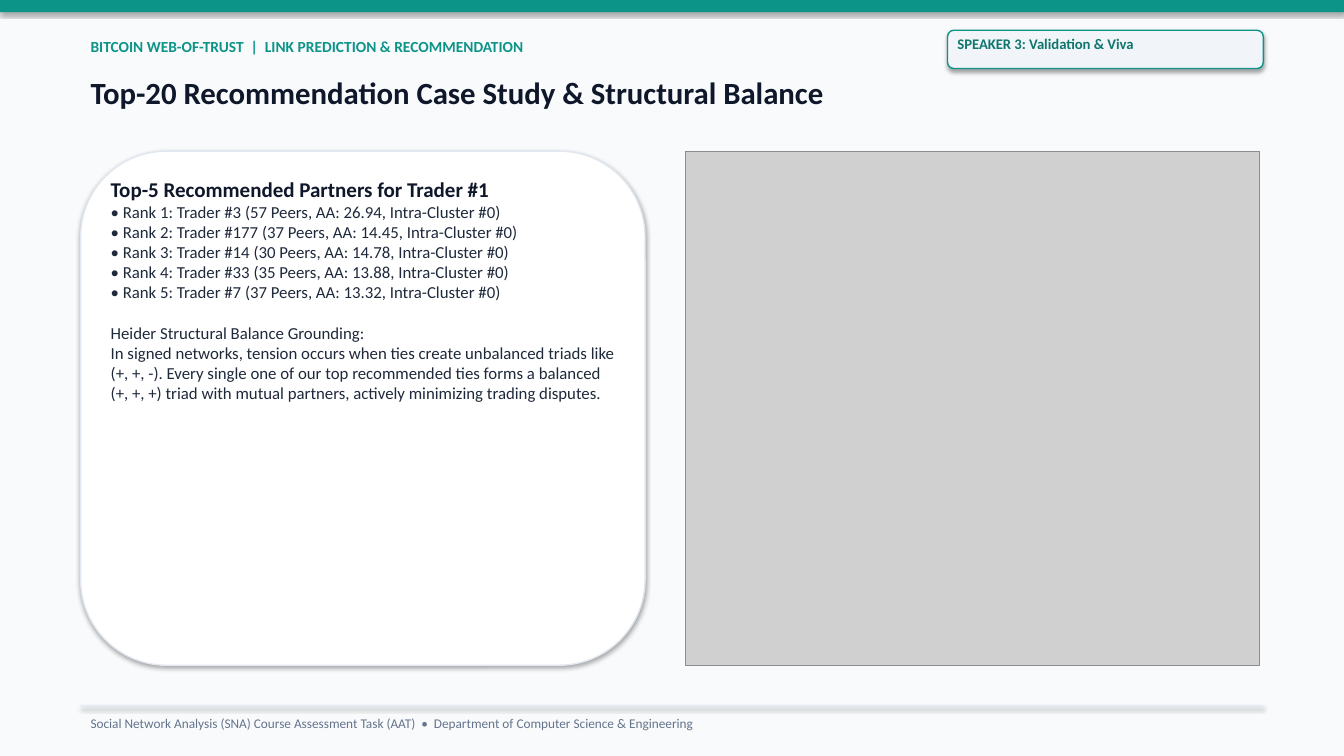
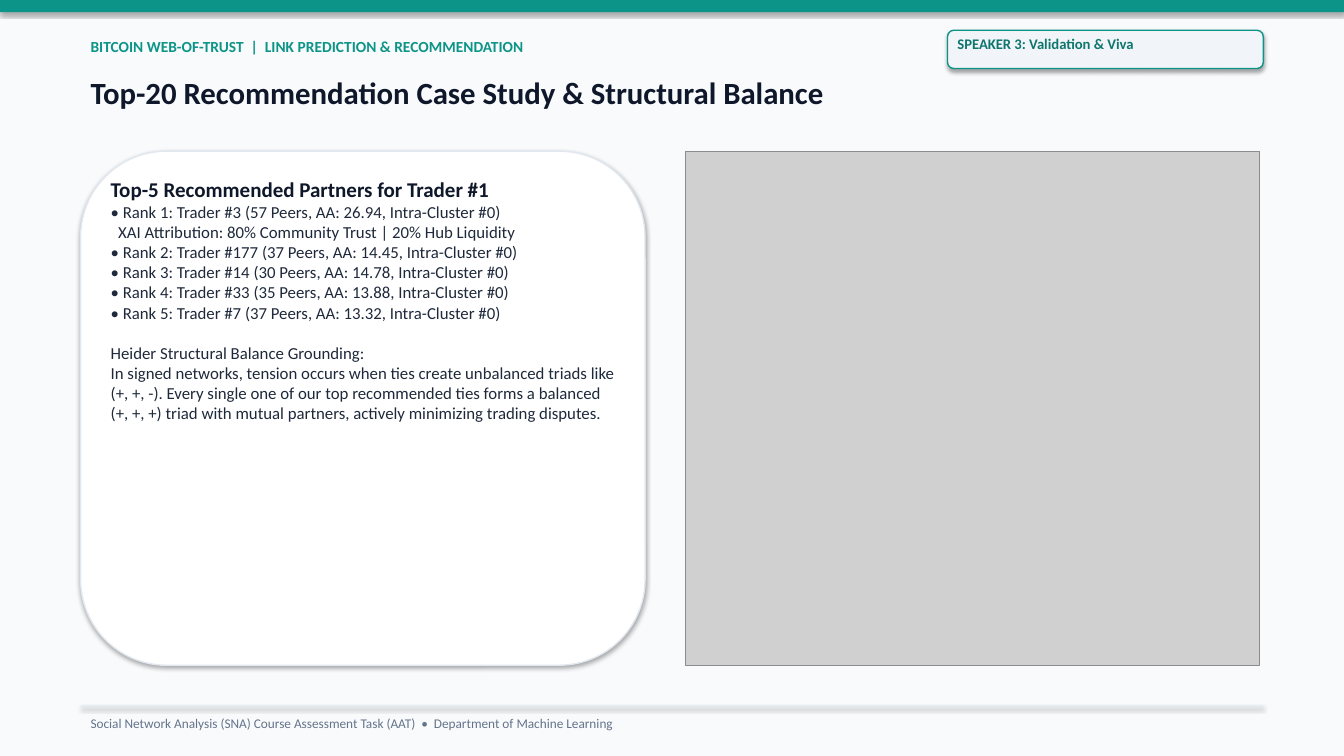
Before and after one commit to Lion4467cat/bitcoin-trust-link-prediction, a slide deck: slide 12 of slides/link_prediction_presentation.pptx. Drawn at 1344x756 pixels with LibreOffice and Linux fonts; fonts in the diff are those of the drawing; grey boxes stand for pictures. Boxes give left, top, right and bottom in pixels: in the first picture for what was removed or moved away, otherwise in the second. Text is boxed around its words. In the diff, an @@ line names an element or a change of style, - is before the commit and + after.

Commit message:
Add Temporal Backtesting, XAI Feature Attribution, Degree Assortativity Mixing, and Department of Machine Learning branding

```diff
--- a/slides/link_prediction_presentation.pptx
+++ b/slides/link_prediction_presentation.pptx
@@ text at (111, 206, 614, 422): text changed @@
-• Rank 1: Trader #3 (57 Peers, AA: 26.94, Intra-Cluster #0)
-• Rank 2: Trader #177 (37 Peers, AA: 14.45, Intra-Cluster #0)
-• Rank 3: Trader #14 (30 Peers, AA: 14.78, Intra-Cluster #0)
-• Rank 4: Trader #33 (35 Peers, AA: 13.88, Intra-Cluster #0)
-• Rank 5: Trader #7 (37 Peers, AA: 13.32, Intra-Cluster #0)
-Heider Structural Balance Grounding:
-In signed networks, tension occurs when ties create unbalanced triads like (+, +, -). Every single one of our top recommended ties forms a balanced (+, +, +) triad with mutual partners, actively minimizing trading disputes.
+• Rank 1: Trader #3 (57 Peers, AA: 26.94, Intra-Cluster #0)
+XAI Attribution: 80% Community Trust | 20% Hub Liquidity
+• Rank 2: Trader #177 (37 Peers, AA: 14.45, Intra-Cluster #0)
+• Rank 3: Trader #14 (30 Peers, AA: 14.78, Intra-Cluster #0)
+• Rank 4: Trader #33 (35 Peers, AA: 13.88, Intra-Cluster #0)
+• Rank 5: Trader #7 (37 Peers, AA: 13.32, Intra-Cluster #0)
+Heider Structural Balance Grounding:
+In signed networks, tension occurs when ties create unbalanced triads like (+, +, -). Every single one of our top recommended ties forms a balanced (+, +, +) triad with mutual partners, actively minimizing trading disputes.
@@ text at (91, 718, 612, 730): text changed @@
-Social Network Analysis (SNA) Course Assessment Task (AAT) • Department of Computer Science & Engineering
+Social Network Analysis (SNA) Course Assessment Task (AAT) • Department of Machine Learning
```
Also in this commit, not shown: 12 other slides changed, 27 other files.
